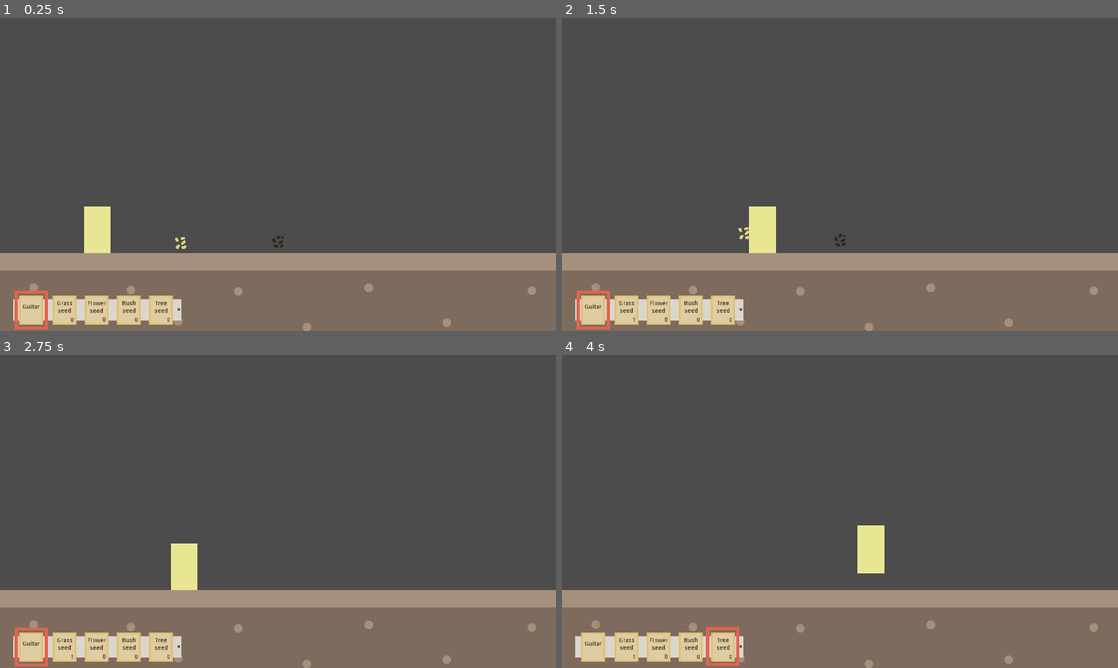
Above: before the commit, frames 1-4 (two rows, left to right).
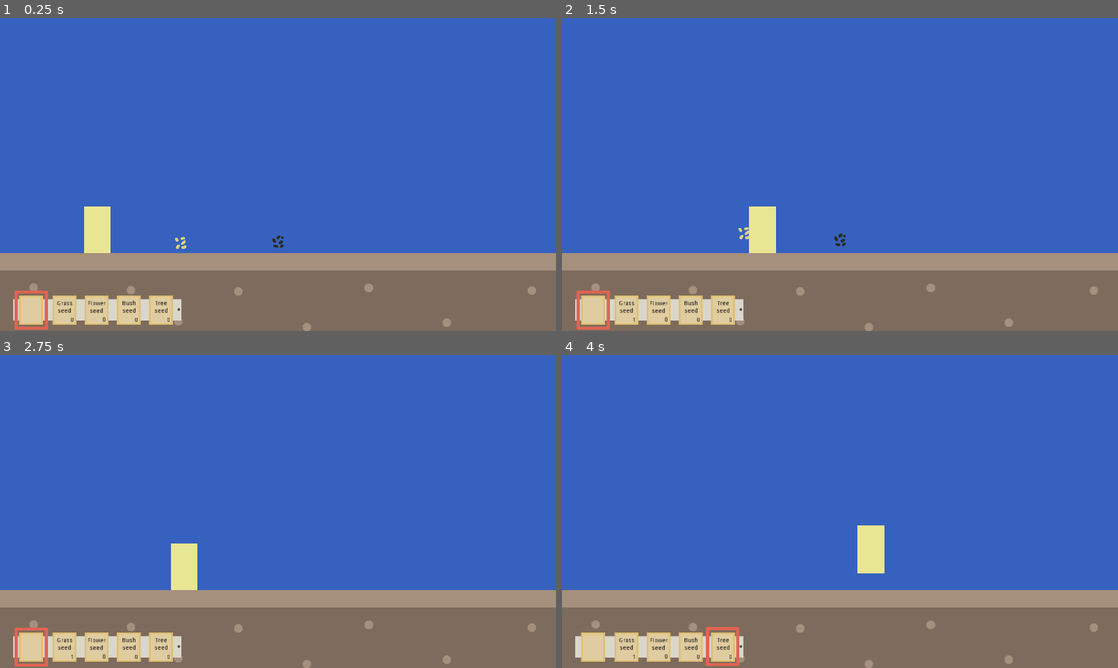
Above: after the commit, the same moments.

Repository: Cowa/Garden-Symphony
Game: Godot game, scene res://scenes/world/World.tscn
Same seed, same stepped clock (60 frames per second), same inputs: the game is played once before the commit and once after it.
Inputs (mouse positions are in pixels of both pictures, inside the frame that each line leads up to):
- Up to frame 1 (0.25 s): no input
- Up to frame 2 (1.5 s): move the mouse to (962, 158) at 0.52 s; hold Right (ui_right) from 0.53 s (still down); tap 1 (play_chord_0) at 0.6 s; tap Up (ui_up) at 0.77 s; tap Keypad 2 (play_chord_1) at 0.8, 1.35 s; move the mouse to (728, 190) at 1.27 s
- Up to frame 3 (2.75 s): tap Up (ui_up) at 1.52 s; tap 3 (play_chord_2) at 1.55, 2.1 s; move the mouse to (333, 442) at 2.02 s; release Right (ui_right) at 2.03 s; hold Left (ui_left) from 2.03 s (still down); tap 1 (play_chord_0) at 2.3 s
- Up to frame 4 (4 s): move the mouse to (812, 574) at 2.77 s; release Left (ui_left) at 2.78 s; hold Right (ui_right) from 2.78 s (still down); tap Mouse wheel down (left_belt_cursor) at 2.85 s; tap Up (ui_up) at 3.02, 3.77 s; tap Keypad 2 (play_chord_1) at 3.05 s; move the mouse to (1006, 558) at 3.52 s; tap Space (plant_seed) at 3.6 s; tap 3 (play_chord_2) at 3.8 s

The runs differ from the first frame. In frame 1, 74% of the frame differs, in the area x 0-100%, y 0-93%; in frame 2, 74%; in frame 3, 74%; in frame 4, 74%.

Commit message:
Make small event on first seed planted

Diff:
--- a/project.godot
+++ b/project.godot
@@ -57,4 +57,5 @@
 
 [rendering]
 
+environment/default_clear_color=Color( 0.215668, 0.38444, 0.746094, 1 )
 environment/default_environment="res://default_env.tres"
--- /dev/null
+++ b/scenes/items/Guitar.tscn
@@ -0,0 +1,12 @@
+[gd_scene load_steps=3 format=2]
+
+[ext_resource path="res://scenes/items/Item.tscn" type="PackedScene" id=1]
+[ext_resource path="res://assets/items/guitar.png" type="Texture" id=2]
+
+[node name="Item" instance=ExtResource( 1 )]
+
+type = "Guitar"
+
+[node name="Sprite" parent="." index="0"]
+
+texture = ExtResource( 2 )
--- a/scenes/rhythm/RhythmBox.tscn
+++ b/scenes/rhythm/RhythmBox.tscn
@@ -33,7 +33,7 @@
 "values": [ Vector2( 0, 0 ), Vector2( -4.38907, 2.43839 ), Vector2( 4.38907, 3.41373 ), Vector2( -4.38904, 7.31512 ), Vector2( 3.9014, 0.975403 ), Vector2( 0, 0 ) ]
 }
 
-[node name="RhythmBox" type="Node2D" index="0"]
+[node name="RhythmBox" type="Node2D"]
 
 script = ExtResource( 1 )
 _sections_unfolded = [ "Transform" ]
--- a/scenes/ui/Belt.tscn
+++ b/scenes/ui/Belt.tscn
@@ -15,6 +15,7 @@
 [node name="Guitar" type="Node2D" parent="." index="1"]
 
 editor/display_folded = true
+visible = false
 position = Vector2( -152.999, -1.07545 )
 __meta__ = {
 "_edit_group_": true,
--- a/scenes/world/World.tscn
+++ b/scenes/world/World.tscn
@@ -17,7 +17,7 @@
 custom_solver_bias = 0.0
 extents = Vector2( 32, 288 )
 
-[node name="World" type="Node"]
+[node name="World" type="Node" index="0"]
 
 script = ExtResource( 1 )
 
@@ -152,3 +152,12 @@
 wait_time = 3.0
 one_shot = false
 autostart = true
+
+[node name="Tween" type="Tween" parent="." index="5"]
+
+repeat = false
+playback_process_mode = 1
+playback_speed = 1.0
+playback/active = false
+playback/repeat = false
+playback/speed = 1.0
--- a/scripts/items/seeds/PlantedSeed.gd
+++ b/scripts/items/seeds/PlantedSeed.gd
@@ -34,7 +34,7 @@
 
 func reward_position():
 	randomize()
-	return get_global_position() + Vector2(rand_range(0, 20), 0)
+	return get_global_position() + Vector2(rand_range(-10, 50), 0)
 
 func seed_rewards():
 	return []
--- a/scripts/player/Player.gd
+++ b/scripts/player/Player.gd
@@ -4,6 +4,7 @@
 
 signal seeds_changed
 signal seed_planted
+signal picked_guitar
 signal belt_cursor_changed
 
 # Constant stuff
@@ -23,6 +24,7 @@
 var facing = RIGHT_DIRECTION
 
 var state = {
+	"has_guitar": false,
 	"seeds": {
 		"grass": 0,
 		"flower": 0,
@@ -80,6 +82,7 @@
 	match item.type:
 		"Abstract": print("Picked abstract item, do nothing.")
 		"Seed": picked_seed(item)
+		"Guitar": picked_guitar()
 		_: print("Unknown item...")
 	pass
 
@@ -92,6 +95,10 @@
 
 func picked_grass_seed(grass_seed):
 	increment_seed("grass")
+
+func picked_guitar():
+	state.has_guitar = true
+	emit_signal("picked_guitar")
 
 # Increment nb of `type` seed in inventory
 func increment_seed(type):
--- a/scripts/rhythm/RhythmBox.gd
+++ b/scripts/rhythm/RhythmBox.gd
@@ -1,6 +1,7 @@
 extends Node2D
 
 signal missed_beat
+signal succeed_beat
 
 onready var Chords = $Sprite/Chords
 onready var Chord0 = $Sprite/Chords/Chord0
@@ -64,6 +65,7 @@
 		var beat = chord.get_overlapping_bodies()[0]
 		beat.pressed = true
 		beat.hide()
+		emit_signal("succeed_beat")
 	else:
 		Chords.get_node("NoHitChord").play()
 
--- a/scripts/ui/Belt.gd
+++ b/scripts/ui/Belt.gd
@@ -30,7 +30,5 @@
 	)
 	$Cursor/Tween.start()
 
-#func _process(delta):
-#	# Called every frame. Delta is time since last frame.
-#	# Update game logic here.
-#	pass
+func toggle_guitar_slot():
+	$Guitar.show()
--- a/scripts/world/World.gd
+++ b/scripts/world/World.gd
@@ -1,13 +1,20 @@
 extends Node
+
 
 const PLANTED_SEEDS = {
 	"grass": preload("res://scenes/items/seeds/grass/PlantedGrass.tscn")
 }
 
+const GUITAR = preload("res://scenes/items/Guitar.tscn")
+
 func _ready():
 	$Player.connect("seeds_changed", $UI/Belt, "update_seeds")
 	$Player.connect("belt_cursor_changed", $UI/Belt, "update_cursor")
+	$Player.connect("picked_guitar", $UI/Belt, "toggle_guitar_slot")
 	$Player.connect("seed_planted", self, "_seed_planted")
+
+	# On first seed, "special" event (ONESHOT => only one tiùe)
+	$Player.connect("seed_planted", self, "_on_first_seed_planted", [], CONNECT_ONESHOT)
 
 	# Connect pre-existing item
 	for item in $Ground/CollectableItems.get_children():
@@ -33,10 +40,21 @@
 	for reward in rewards:
 		var instance = reward.instance
 		instance.set_global_position(reward.position)
-		instance.connect("pickup", $Player, "picked_item")
-		$Ground/CollectableItems.add_child(instance)
+		add_item(instance)
 
-#func _process(delta):
-#	# Called every frame. Delta is time since last frame.
-#	# Update game logic here.
-#	pass
+func _on_first_seed_planted(seed_type, position):
+	var guitar = GUITAR.instance()
+
+	# Make guitar falling from the sky #ameno
+	$Tween.interpolate_property(
+		guitar, "position",
+		$Player.get_position() + Vector2(250, -500), $Player.get_position() + Vector2(250, 0),
+		1.5, Tween.TRANS_LINEAR, Tween.EASE_IN_OUT, 1.0
+	)
+	$Tween.start()
+
+	add_item(guitar)
+
+func add_item(item):
+	item.connect("pickup", $Player, "picked_item")
+	$Ground/CollectableItems.add_child(item)
Binary file added: assets/items/guitar.png
Not shown, added: assets/items/guitar.png.import
